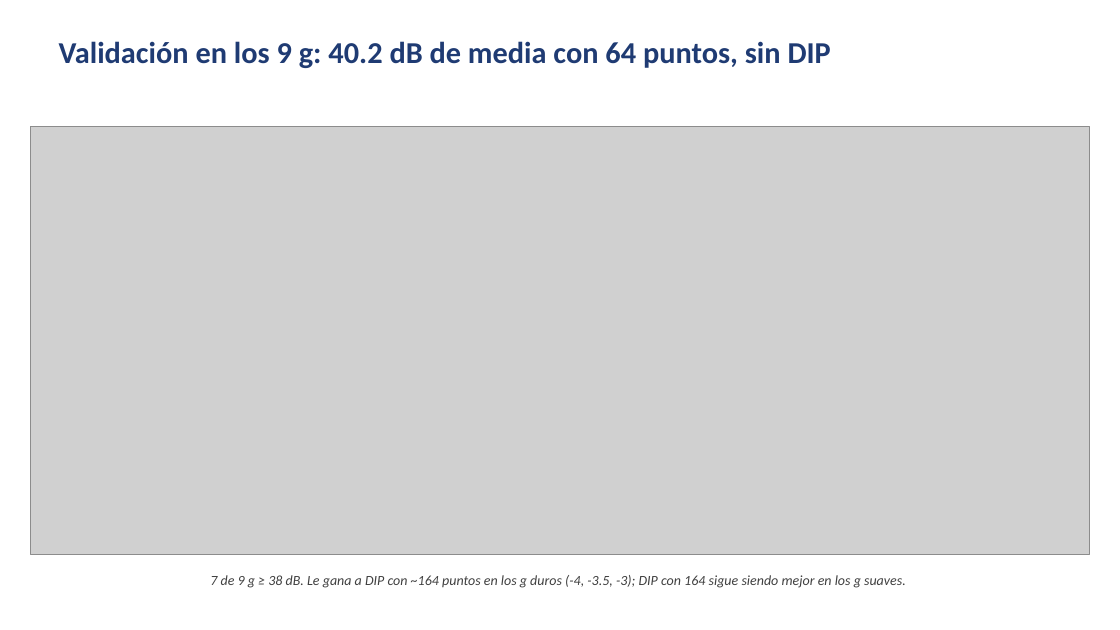
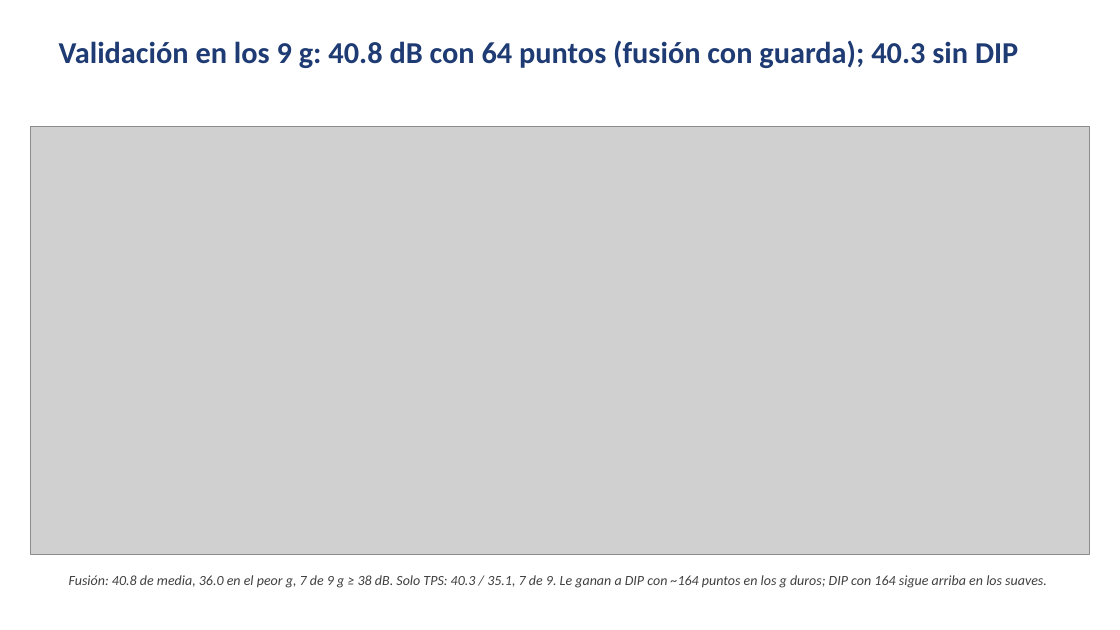
Before and after one commit to santiafonso/Tesis, a slide deck: slide 10 of presentaciones/presentacion4_autoexp/presentacion4_autoexp.pptx. Drawn at 1120x630 pixels with LibreOffice and Linux fonts; fonts in the diff are those of the drawing; grey boxes stand for pictures. Boxes give left, top, right and bottom in pixels: in the first picture for what was removed or moved away, otherwise in the second. Text is boxed around its words. In the diff, an @@ line names an element or a change of style, - is before the commit and + after.

Commit message:
Presentacion 4: fusion validada 9 g con guarda, RANSAC, Optuna profes, ruido

```diff
--- a/presentaciones/presentacion4_autoexp/presentacion4_autoexp.pptx
+++ b/presentaciones/presentacion4_autoexp/presentacion4_autoexp.pptx
@@ text at [59, 41, 1018, 68]: text changed @@
-Validación en los 9 g: 40.2 dB de media con 64 puntos, sin DIP
+Validación en los 9 g: 40.8 dB con 64 puntos (fusión con guarda); 40.3 sin DIP
@@ text at [69, 575, 1047, 588]: text changed @@
-7 de 9 g ≥ 38 dB. Le gana a DIP con ~164 puntos en los g duros (-4, -3.5, -3); DIP con 164 sigue siendo mejor en los g suaves.
+Fusión: 40.8 de media, 36.0 en el peor g, 7 de 9 g ≥ 38 dB. Solo TPS: 40.3 / 35.1, 7 de 9. Le ganan a DIP con ~164 puntos en los g duros; DIP con 164 sigue arriba en los suaves.
```
Also in this commit, not shown: 5 other slides changed, 2 slides added, 1 slide removed, 6 other files.
